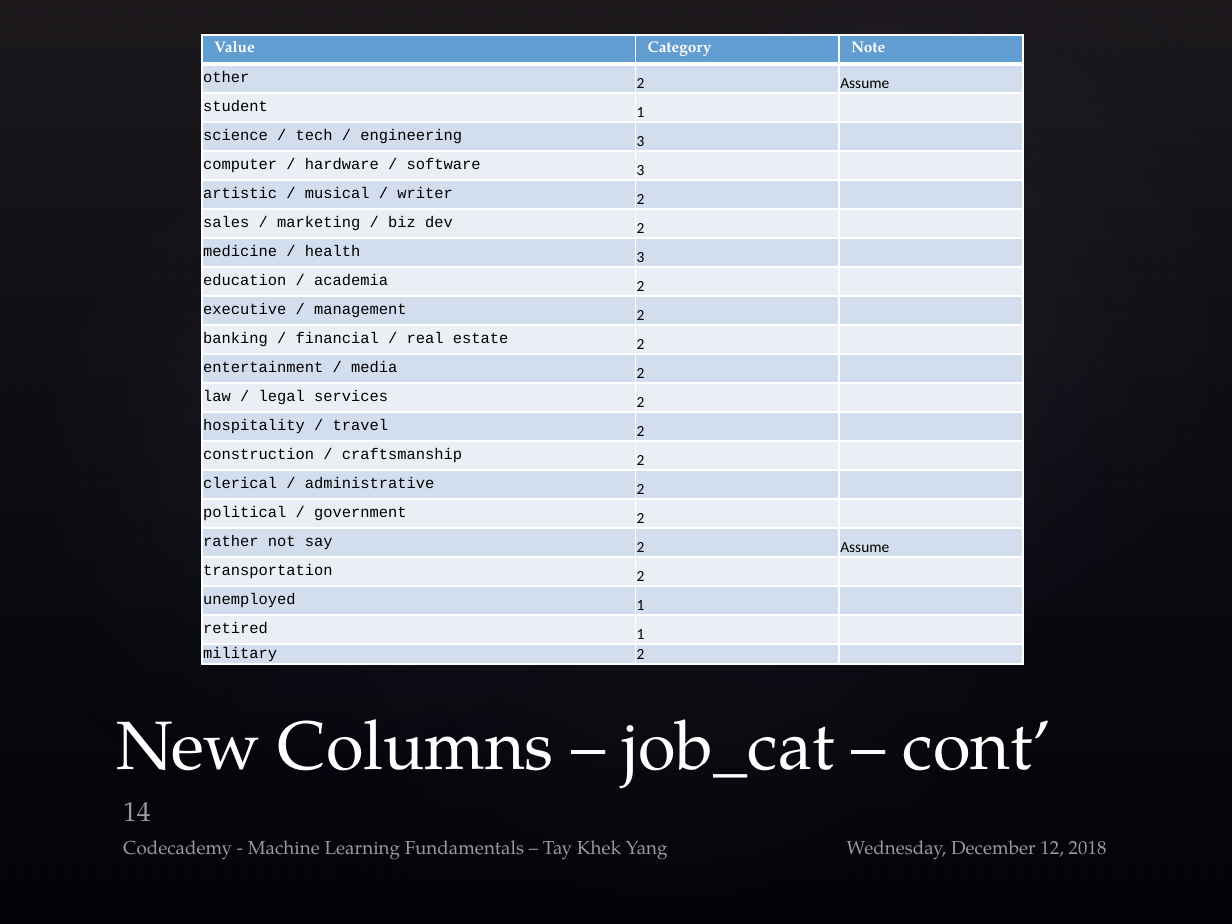
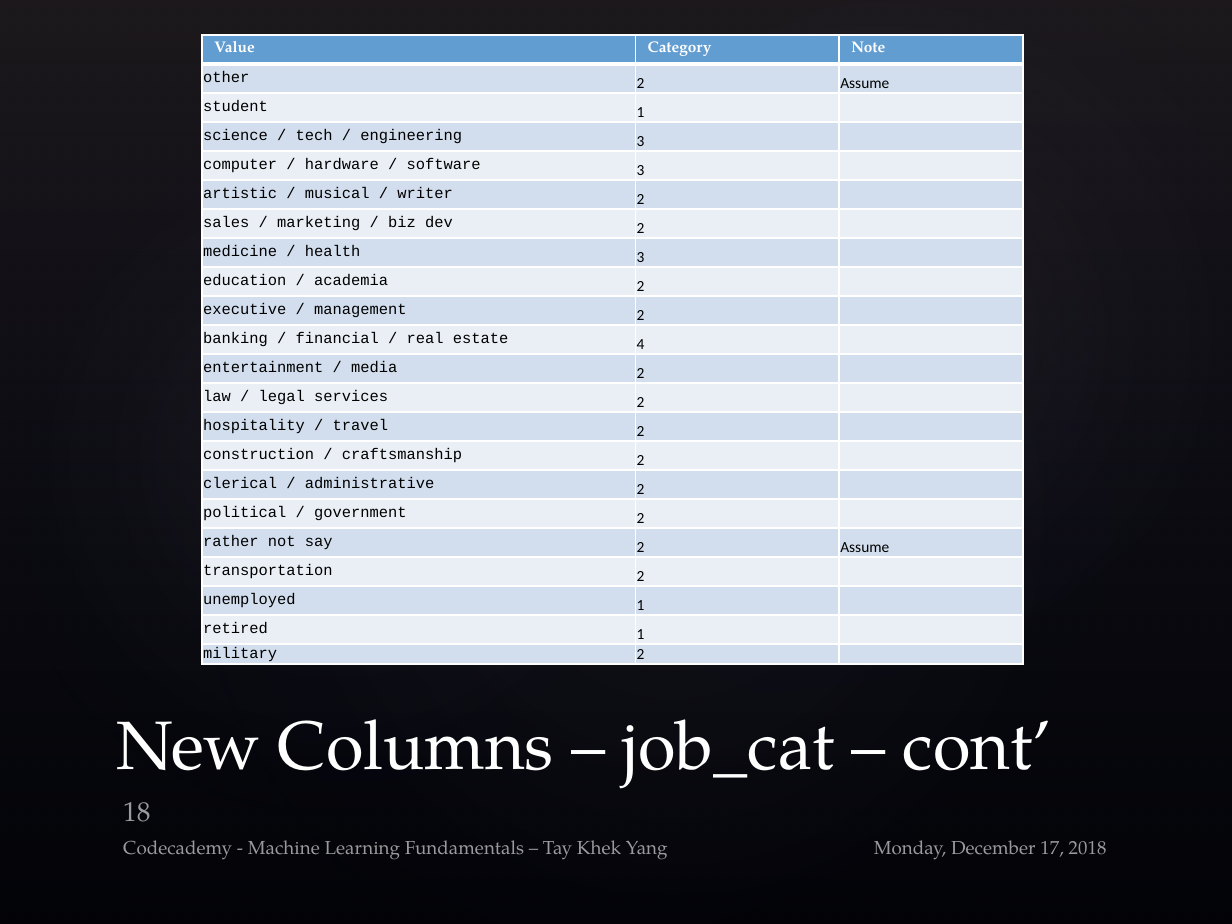
Before and after one commit to rivacordex/date-a-scientist, a slide deck: slide 18 of MachineLearning_Submit/ML_Khek_V1.pptx (slide 14 before the commit). Drawn at 1232x924 pixels with LibreOffice and Linux fonts; fonts in the diff are those of the drawing; background and template pictures are left out. Boxes give left, top, right and bottom in pixels: in the first picture for what was removed or moved away, otherwise in the second. Text is boxed around its words. In the diff, an @@ line names an element or a change of style, - is before the commit and + after.

```diff
--- a/MachineLearning_Submit/ML_Khek_V1.pptx
+++ b/MachineLearning_Submit/ML_Khek_V1.pptx
@@ table at box(202, 34, 1023, 668) @@
-row 11, column 2: 2
+row 11, column 2: 4
@@ page number at box(123, 802, 150, 822): text changed @@
-14
+18
@@ text at box(874, 840, 1107, 859): text changed @@
-Wednesday, December 12, 2018
+Monday, December 17, 2018
```
Also in this commit, not shown: 24 other slides changed, 7 slides added, 1 other file.
